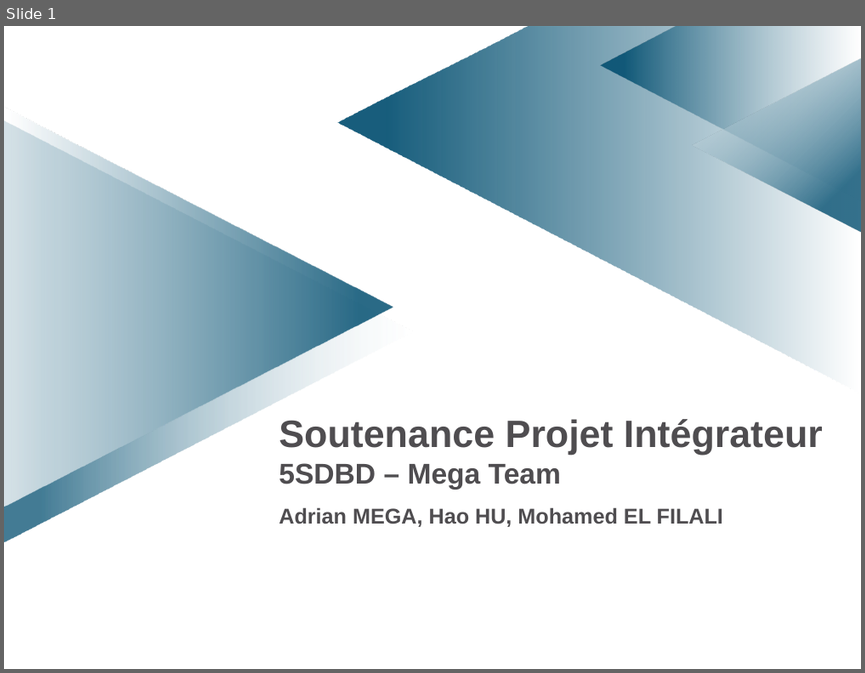
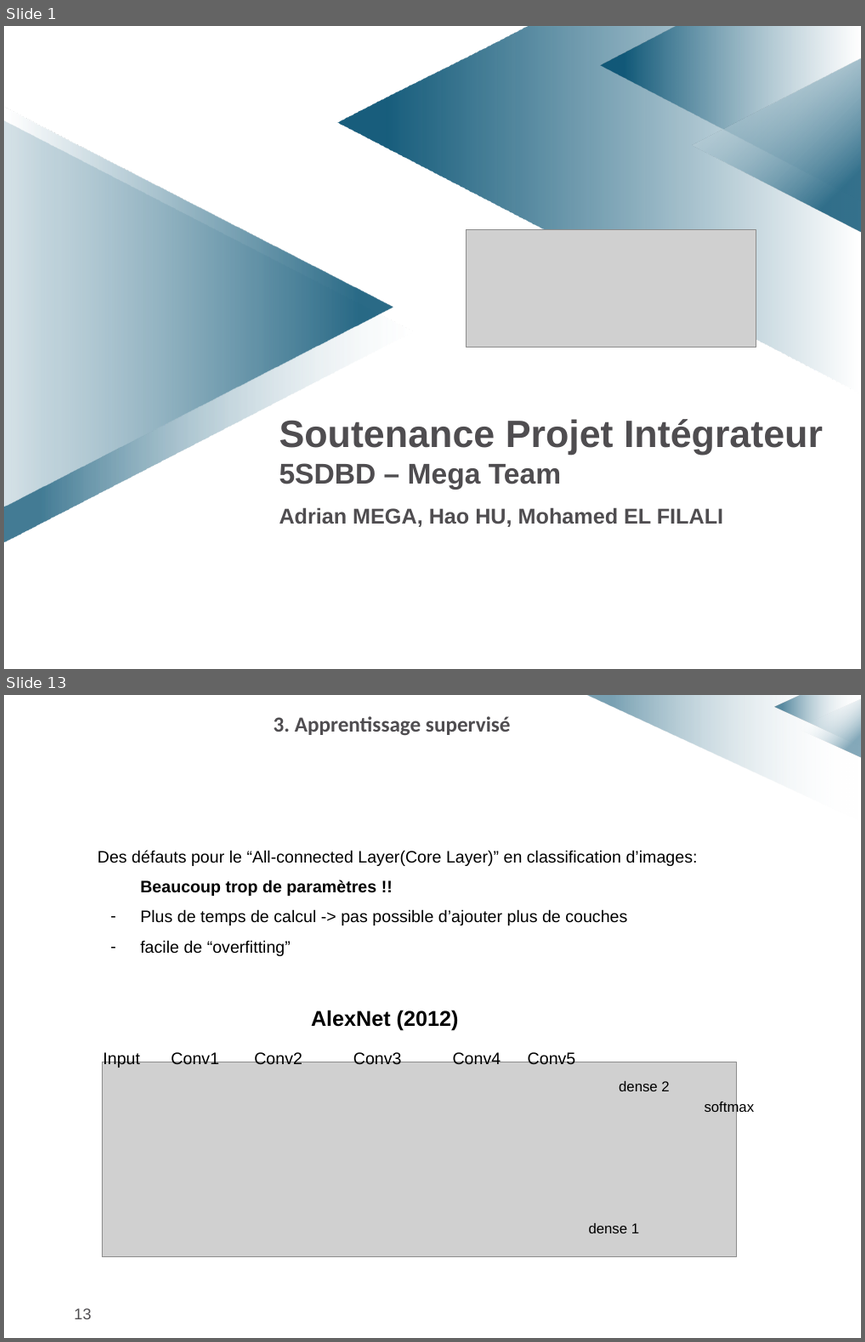
Before and after one commit to elfilalime/images_classification, a slide deck: docs/5sdbd-integrateur-presentation.pptx. Shown one above the other, each under a label of ours: slide 1 before the commit, slides 1 and 13 after it; the slides between them are not shown. The pictures are 865x673 and 865x1342 pixels, drawn with LibreOffice and Linux fonts; fonts in the diff are those of the drawing; grey boxes stand for pictures; background and template pictures are left out. Boxes give left, top, right and bottom in pixels: in the first picture for what was removed or moved away, otherwise in the second. Text is boxed around its words. In the diff, an @@ line names an element or a change of style, - is before the commit and + after.

```diff
--- a/docs/5sdbd-integrateur-presentation.pptx
+++ b/docs/5sdbd-integrateur-presentation.pptx
@@ slide 13 added at [4,695,861,1338], background #FFFFFF @@
@@ text added at [273,716,511,736], 18 pt, text #4F4D50, bold @@
+3. Apprentissage supervisé
@@ freeform shape added at [585,695,861,821], fill gradient #FFFFFF to #004D6F @@
@@ freeform shape added at [775,696,860,746], fill gradient #FFFFFF to #004D6F @@
@@ triangle added at [797,699,861,757], fill gradient #FFFFFF to #004D6F @@
@@ text added at [98,850,698,956], 14 pt, text #000000 @@
+Des défauts pour le “All-connected Layer(Core Layer)” en classification d’images:
+Beaucoup trop de paramètres !!
+– Plus de temps de calcul -> pas possible d’ajouter plus de couches
+– facile de “overfitting”
@@ text added at [311,1009,459,1031], 18 pt, text #000000, bold @@
+AlexNet (2012)
@@ text added at [103,1050,140,1067], 14 pt, text #000000 @@
+Input
@@ text added at [171,1050,219,1064], 14 pt, text #000000 @@
+Conv1
@@ text added at [254,1050,302,1064], 14 pt, text #000000 @@
+Conv2
@@ text added at [353,1050,402,1064], 14 pt, text #000000 @@
+Conv3
@@ text added at [453,1050,501,1064], 14 pt, text #000000 @@
+Conv4
@@ text added at [528,1050,576,1064], 14 pt, text #000000 @@
+Conv5
@@ picture added at [102,1061,736,1257] @@
@@ text added at [619,1081,669,1091], 12 pt, text #000000 @@
+dense 2
@@ text added at [704,1100,755,1116], 12 pt, text #000000 @@
+softmax
@@ text added at [589,1223,639,1233], 12 pt, text #000000 @@
+dense 1
@@ page number added at [74,1308,91,1319], 13 pt, text #4F4D50 @@
+13
@@ slide 1 changed as well @@
@@ triangle at [692,57,861,233]: proportions changed @@
@@ picture added at [466,230,756,347] @@
```
Also in this commit, not shown: 18 other slides added, 1 slide removed, 3 other files.
